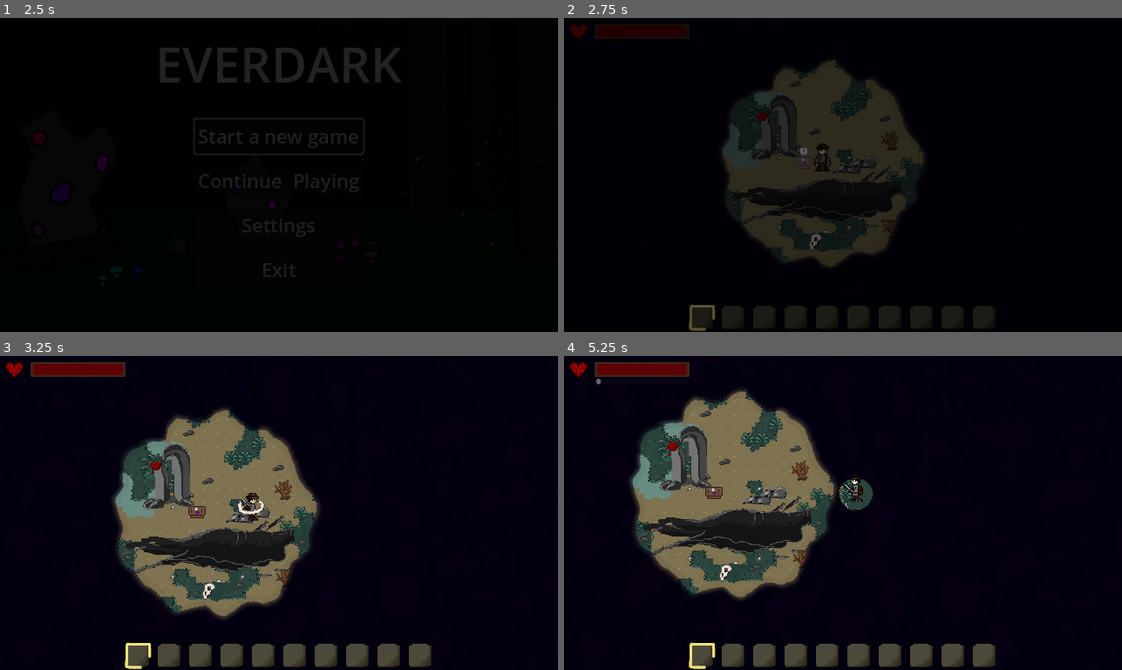
Above: before the commit, frames 1-4 (two rows, left to right).
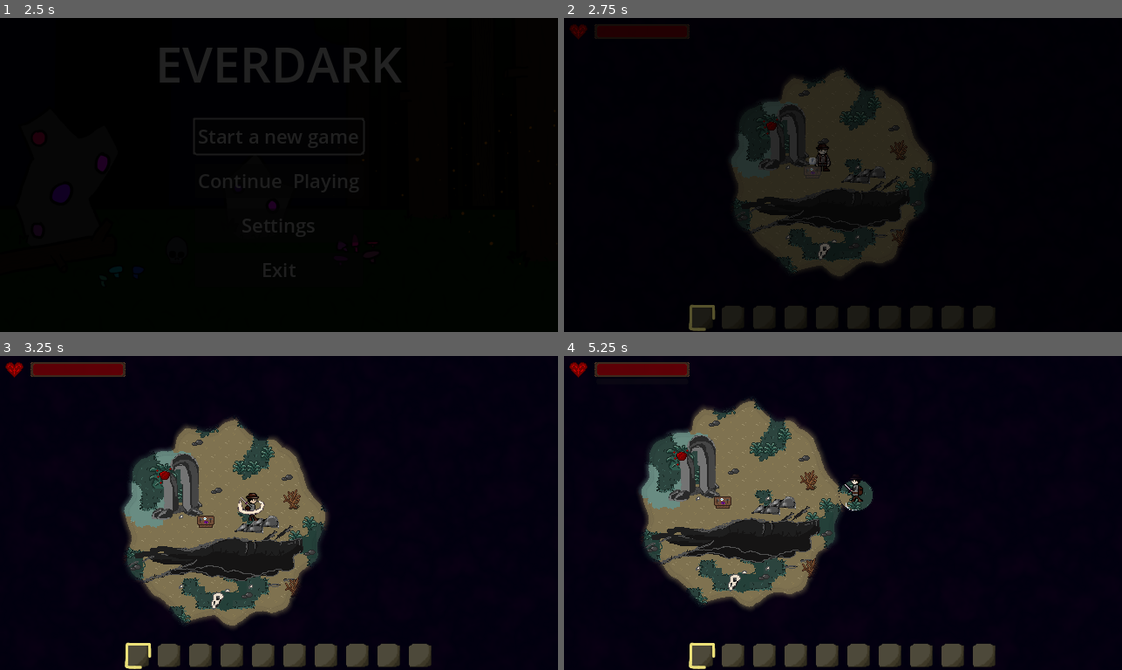
Above: after the commit, the same moments.

Repository: TimoRoggel/EverDark
Game: Godot game, scene res://UI/Main menu/main_menu.tscn
The game is run twice, just before and just after one commit, with the same random seed, the same clock (stepped at 60 frames per second) and the same inputs. The engine's default icon, where the game draws it, is replaced by a stand-in: a white triangle on a blue panel in a dark square. Sound files missing from this copy of the repository are replaced by a short silence.
Inputs (mouse positions are in pixels of both pictures, inside the frame that each line leads up to):
- Up to frame 1 (2.5 s): click "Start a new game" at 0.5 s; click "Start a new game" at 1.25 s; click "OK" at 2 s
- Up to frame 2 (2.75 s): no input
- Up to frame 3 (3.25 s): tap Enter at 2.75 s; move the mouse to (401, 497) at 2.77 s; press the mouse at (401, 497) at 2.78 s; hold D (right) from 2.78 s (still down)
- Up to frame 4 (5.25 s): release D (right) at 3.5 s; release the mouse at (965, 497) at 3.5 s; drag from (731, 528) to (826, 500) at 3.52 s; move the mouse to (898, 443) at 4.27 s; hold D (right) 4.28-5 s; hold Shift (dash) 4.28-5 s; drag from (815, 575) to (770, 516) at 5.02 s

Frame 1 is identical in both runs. In frame 2, 6.3% of the frame differs, in the area x 28-66%, y 13-83%; in frame 3, 11%; in frame 4, 11%, in the area x 5-56%, y 7-81%.

Commit message:
start on saving things

Diff:
--- a/scripts/components/inventory_component.gd
+++ b/scripts/components/inventory_component.gd
@@ -14,6 +14,7 @@
 		if controller.hotbar:
 			controller.hotbar.visible = !container.visible
 	)
+	SaveSystem.track("inventory", get_inventory, set_inventory, [])
 	container.updated.connect(updated.emit)
 
 func _update(_delta: float) -> void:
@@ -32,7 +33,6 @@
 			if slot.inventory_item:
 				DroppedItem2D.drop(slot.inventory_item.item.id, slot.inventory_item.quantity, random_vector)
 	container.clear_all()
-
 
 func add(item_id: int, quantity: int = 1) -> int:
 	return container.add(item_id, quantity)
@@ -75,3 +75,18 @@
 	var rand_y = randf_range(entity_location.y + item_spread_radius, entity_location.y - item_spread_radius)
 	var random_vector = Vector2(rand_x, rand_y)
 	return random_vector
+
+func get_inventory() -> Array:
+	return list().map(func(i: InventoryItem) -> Array: return [i.item.id, i.quantity])
+
+func set_inventory(new_inventory: Array) -> void:
+	var s: Array[InventoryItem] = []
+	s.resize(slots)
+	new_inventory.resize(slots)
+	for i: int in slots:
+		if new_inventory[i] == null:
+			s[i] = null
+		else:
+			var item: Array = new_inventory[i]
+			s[i] = InventoryItem.new(DataManager.get_resource_by_id("items", item[0]), item[1])
+	container.set_slots(s)
--- a/scripts/globals/generator.gd
+++ b/scripts/globals/generator.gd
@@ -32,7 +32,7 @@
 
 func _ready() -> void:
 	#initialize_maps()
-	pass
+	SaveSystem.track("lumin_positions", get_lumin_positions, set_lumin_positions, [Vector2(8,8)])
 
 func _physics_process(_delta: float) -> void:
 	return
@@ -164,3 +164,9 @@
 	map.noise_type = noise_type
 	map.seed = randi()
 	return map
+
+func get_lumin_positions() -> PackedVector2Array:
+	return lumin_positions
+
+func set_lumin_positions(new_lumin_positions: PackedVector2Array) -> void:
+	lumin_positions = new_lumin_positions
--- a/scripts/globals/save_system.gd
+++ b/scripts/globals/save_system.gd
@@ -61,6 +61,7 @@
 
 func track(key: String, getter: Callable, setter: Callable, default: Variant = null) -> void:
 	player().trackers[key] = { "getter": getter, "setter": setter, "default": default }
+	load_data()
 
 func untrack(key) -> void:
 	player().trackers.erase(key)
--- a/scripts/structs/save_system/save_manager.gd
+++ b/scripts/structs/save_system/save_manager.gd
@@ -3,6 +3,7 @@
 const ENCRYPTION_KEY: String = "20958n080pq89ca3t"
 
 var save_objects: Array[SaveObject] = []
+var loaded_data: Dictionary = {}
 
 func register_save_data(obj: SaveObject) -> void:
 	save_objects.append(obj)
@@ -13,6 +14,7 @@
 	for obj: SaveObject in save_objects:
 		save_data[obj.name] = obj.save_data()
 	file.store_string(JSON.stringify(save_data))
+	print(JSON.stringify(save_data))
 
 func load_game(file_path: String) -> void:
 	var file: FileAccess = FileAccess.open_encrypted_with_pass(file_path, FileAccess.READ,ENCRYPTION_KEY)
@@ -20,12 +22,20 @@
 		# Save data is corrupted
 		clean_data()
 		return
-	var save_data: Dictionary = JSON.parse_string(file.get_as_text())
+	loaded_data = JSON.parse_string(file.get_as_text())
 	for obj: SaveObject in save_objects:
-		if (save_data.has(obj.name)):
-			obj.load_data(save_data[obj.name])
+		if loaded_data.has(obj.name):
+			obj.load_data(loaded_data[obj.name])
 		else:
 			obj.clean_data()
+
+func load_data(key: String) -> void:
+	if !loaded_data.has(key):
+		return
+	for obj: SaveObject in save_objects:
+		if !loaded_data.has(obj.name):
+			continue
+		obj.load_data(loaded_data[key])
 
 func clean_data() -> void:
 	for obj: SaveObject in save_objects:
